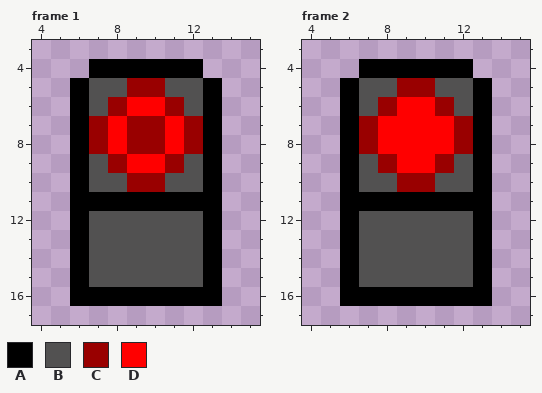
File history of a pixel-art file, project/assets/wip/teleporter_button_unpressed.ase. That is the earlier state.
20x20 pixels, 2 frames. Shown: frame 1: x 4..15, y 3..17; frame 2: x 4..15, y 3..17.
Palette (. is transparent): A #000000  B #525151  C #990000  D #ff0000
Pixels before, frame 1, first column x 6:
 4 .AAAAAA.
 5 ABBCCBBA
 6 ABCDDCBA
 7 ACDCCDCA
 8 ACDCCDCA
 9 ABCDDCBA
10 ABBCCBBA
11 AAAAAAAA
12 ABBBBBBA
13 ABBBBBBA
14 ABBBBBBA
15 ABBBBBBA
16 AAAAAAAA
Pixels before, frame 2, first column x 6:
 4 .AAAAAA.
 5 ABBCCBBA
 6 ABCDDCBA
 7 ACDDDDCA
 8 ACDDDDCA
 9 ABCDDCBA
10 ABBCCBBA
11 AAAAAAAA
12 ABBBBBBA
13 ABBBBBBA
14 ABBBBBBA
15 ABBBBBBA
16 AAAAAAAA
Once edited:
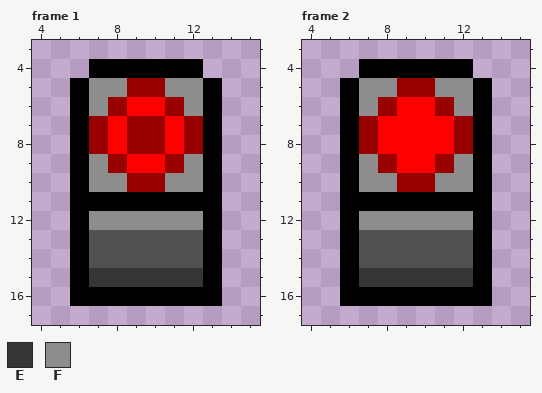
Colours new in this view: E #353535  F #8d8d8d
Edits made:
{"where": "frame 1"}
{"frame":1,"y":5,"x":7,"old":"BB","new":"FF"}
{"frame":1,"y":5,"x":11,"old":"BB","new":"FF"}
{"frame":1,"y":6,"x":7,"old":"B","new":"F"}
{"frame":1,"y":6,"x":12,"old":"B","new":"F"}
{"frame":1,"y":9,"x":7,"old":"B","new":"F"}
{"frame":1,"y":9,"x":12,"old":"B","new":"F"}
{"frame":1,"y":10,"x":7,"old":"BB","new":"FF"}
{"frame":1,"y":10,"x":11,"old":"BB","new":"FF"}
{"frame":1,"y":12,"x":7,"old":"BBBBBB","new":"FFFFFF"}
{"frame":1,"y":15,"x":7,"old":"BBBBBB","new":"EEEEEE"}
{"where": "frame 2"}
{"frame":2,"y":5,"x":7,"old":"BB","new":"FF"}
{"frame":2,"y":5,"x":11,"old":"BB","new":"FF"}
{"frame":2,"y":6,"x":7,"old":"B","new":"F"}
{"frame":2,"y":6,"x":12,"old":"B","new":"F"}
{"frame":2,"y":9,"x":7,"old":"B","new":"F"}
{"frame":2,"y":9,"x":12,"old":"B","new":"F"}
{"frame":2,"y":10,"x":7,"old":"BB","new":"FF"}
{"frame":2,"y":10,"x":11,"old":"BB","new":"FF"}
{"frame":2,"y":12,"x":7,"old":"BBBBBB","new":"FFFFFF"}
{"frame":2,"y":15,"x":7,"old":"BBBBBB","new":"EEEEEE"}
